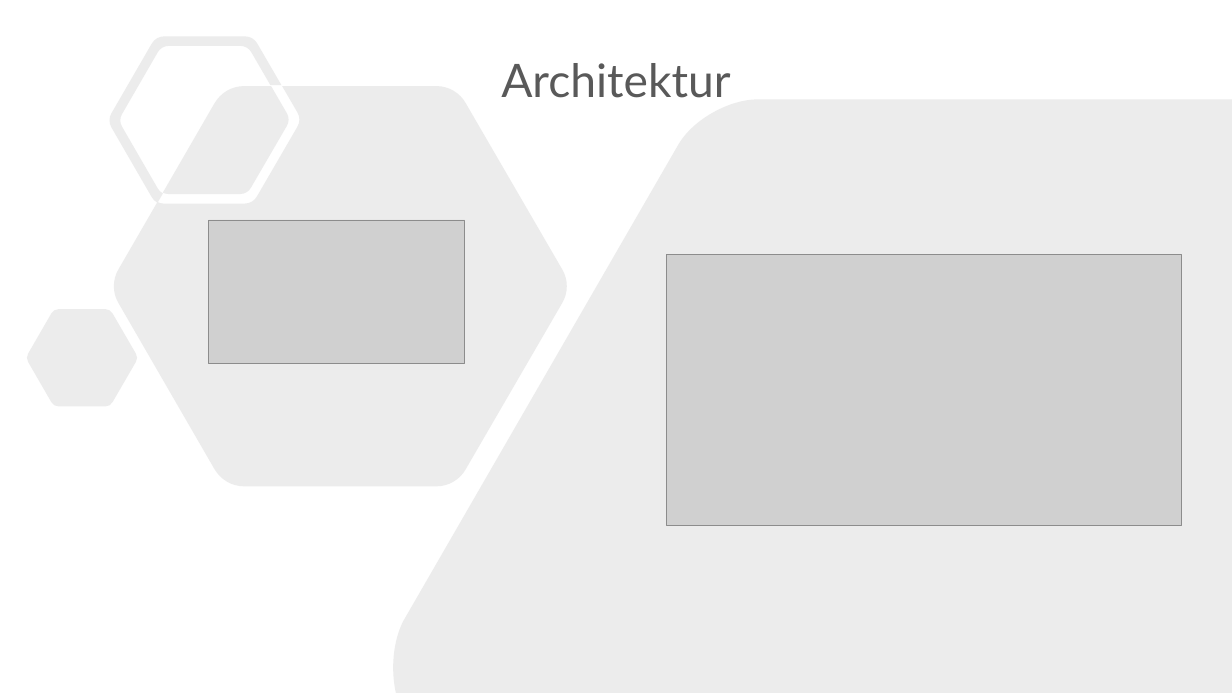
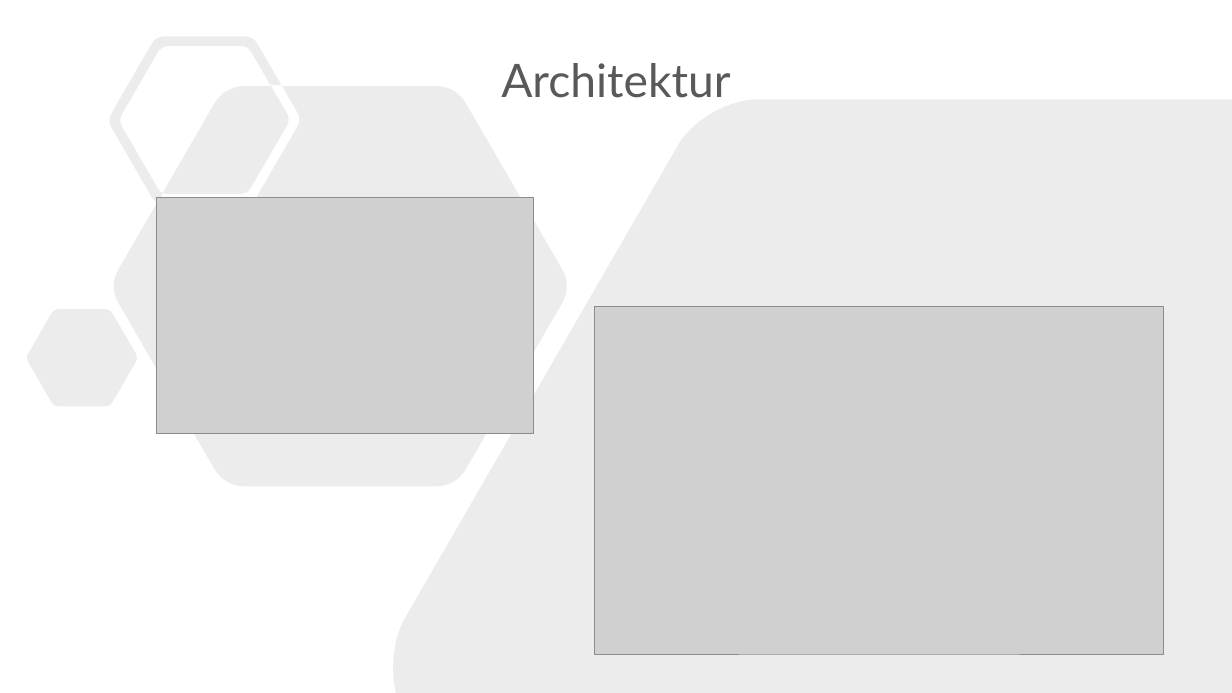
Before and after one commit to TTRSF/INF22F-Nameplate-Generator, a slide deck: slide 12 of PROJECT/PRESENTATION/SWE-Semester3.pptx. Drawn at 1232x693 pixels with LibreOffice and Linux fonts; fonts in the diff are those of the drawing; grey boxes stand for pictures. Boxes give left, top, right and bottom in pixels: in the first picture for what was removed or moved away, otherwise in the second. Text is boxed around its words. In the diff, an @@ line names an element or a change of style, - is before the commit and + after.

```diff
--- a/PROJECT/PRESENTATION/SWE-Semester3.pptx
+++ b/PROJECT/PRESENTATION/SWE-Semester3.pptx
@@ picture added at <box>156,198,533,433</box> @@
@@ picture removed at <box>209,220,465,363</box> @@
@@ picture removed at <box>667,255,1182,526</box> @@
@@ picture added at <box>594,306,1164,654</box> @@
```
Also in this commit, not shown: 6 other slides changed, 1 other file.
